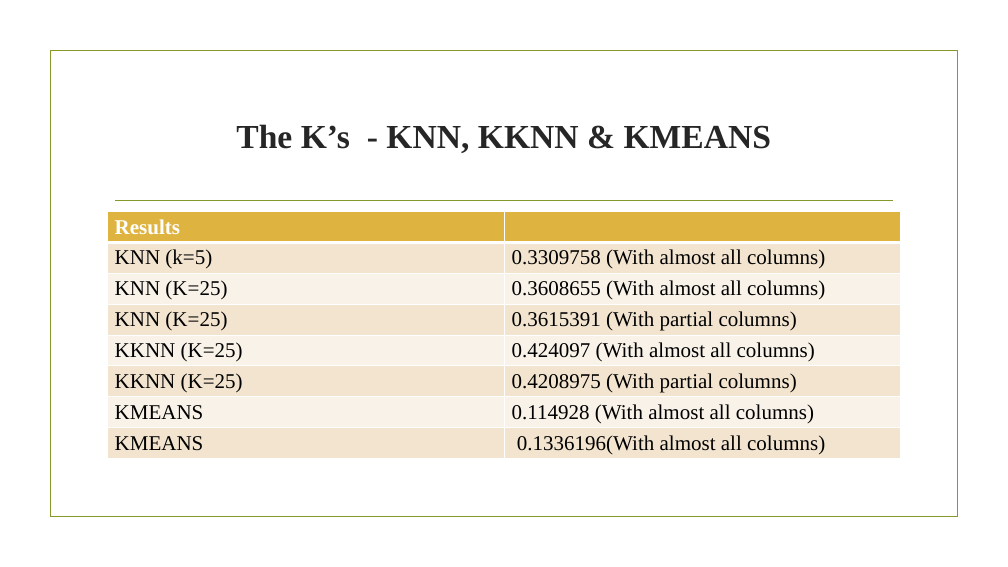
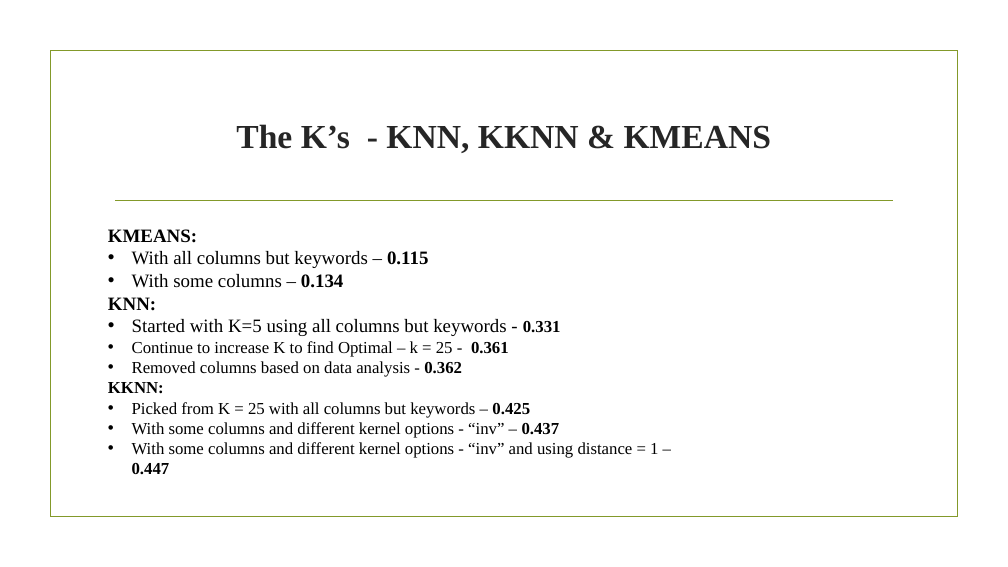
Before and after one commit to mbandam/CS513-KDD, a slide deck: slide 12 of Risk Classification for Prudential.pptx. Drawn at 1008x567 pixels with LibreOffice and Linux fonts; fonts in the diff are those of the drawing; background and template pictures are left out. Boxes give left, top, right and bottom in pixels: in the first picture for what was removed or moved away, otherwise in the second. Text is boxed around its words. In the diff, an @@ line names an element or a change of style, - is before the commit and + after.

```diff
--- a/Risk Classification for Prudential.pptx
+++ b/Risk Classification for Prudential.pptx
@@ table removed at [107,212,901,474], 8 rows, 2 columns @@
-Results | 
-KNN (k=5) | 0.3309758 (With almost all columns)
-KNN (K=25) | 0.3608655 (With almost all columns)
-KNN (K=25) | 0.3615391 (With partial columns)
-KKNN (K=25) | 0.424097 (With almost all columns)
-KKNN (K=25) | 0.4208975 (With partial columns)
-KMEANS | 0.114928 (With almost all columns)
-KMEANS | 0.1336196(With almost all columns)
@@ text added at [108,229,658,474], 16 pt, text #000000 @@
+KMEANS:
+• With all columns but keywords – 0.115
+• With some columns – 0.134
+KNN:
+• Started with K=5 using all columns but keywords - 0.331
+• Continue to increase K to find Optimal – k = 25 - 0.361
+• Removed columns based on data analysis - 0.362
+KKNN:
+• Picked from K = 25 with all columns but keywords – 0.425
+• With some columns and different kernel options - “inv” – 0.437
+• With some columns and different kernel options - “inv” and using distance = 1 – 0.447
```
